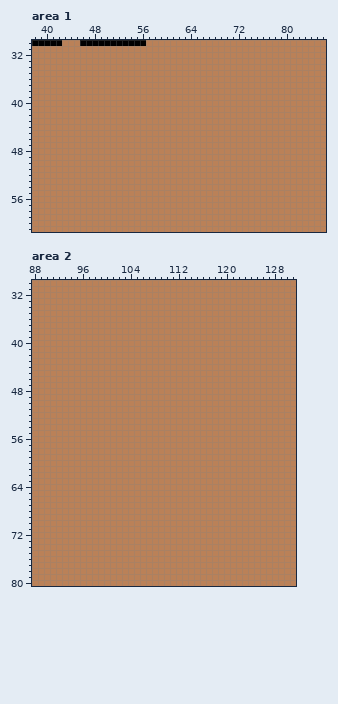
Pixel-art file: Assets/Sprites/Baggrounds/SkinChanger.ase. That is the earlier state.
192x108 pixels, 1 frame. Colours within 5 levels of each other are drawn and written as one. Shown: area 1: x 38..86, y 30..61; area 2: x 88..131, y 30..80.
The same view after the edit:
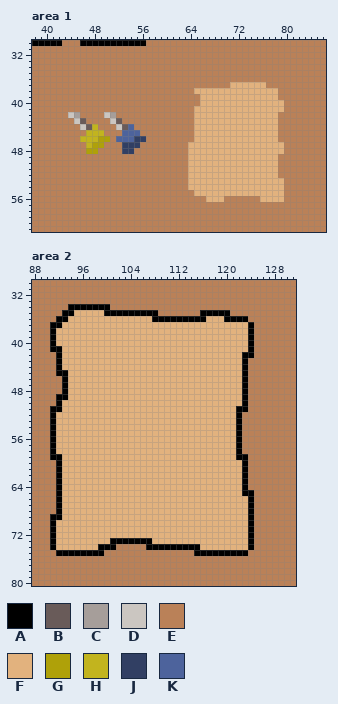
Palette (. is transparent): A #000000  B #695b59  C #a69e9a  D #cbc6c1  E #ba8158  F #e2b27e  G #afa109  H #c2b41e  J #313f63  K #4d639c
From old to new:
layer "SkinPartPaper" added
layer "SkinPaperMain" added
layer "PinBlue" added
Area 1, layers "PinYellow", "PinBlue", "SkinPartPaper":
Colour B replaces colour E in row 43 at x 46 and 52; in row 44 at x 47 and 53.
Colour C replaces colour E in row 42 at x 45 and 51.
Colour D replaces colour E in row 42 at x 44 and 50; in row 43 at x 45 and 51; in row 44 at x 46 and 52.
Colour F replaces colour E in row 37 at x 71 to 76; in row 38 at x 65 to 78; in row 39 at x 66 to 78; in row 40 at x 66 to 79; in row 41 at x 65 to 79; in rows 42 to 46 at x 65 to 78.
Colour F replaces colour E in rows 47 to 48 at x 64 to 79; in rows 49 to 52 at x 64 to 78; in rows 53 to 54 at x 64 to 79; in row 55 at x 65 to 79; in row 56 at x 67 to 69 and 76 to 79.
Colour G replaces colour E in row 46 at x 49 to 50; in row 47 at x 48 to 49; in row 48 at x 47 to 48.
Colour H replaces colour E in row 44 at x 48; in row 45 at x 47 to 49; in row 46 at x 46 to 48; in row 47 at x 47.
Colour J replaces colour E in row 46 at x 55 to 56; in row 47 at x 53 to 55; in row 48 at x 53 to 54.
Colour K replaces colour E in row 44 at x 54; in row 45 at x 53 to 55; in row 46 at x 52 to 54.
Area 2, layer "SkinPaperMain":
Colour A replaces colour E in row 34 at x 94 to 100; in row 35 at x 93 to 94, 100 to 108 and 116 to 120; in row 36 at x 92 to 93, 108 to 116 and 120 to 123; in row 37 at x 91 to 92 and 124; in rows 38 to 40 at x 91 and 124; in row 41 at x 91 to 92 and 124.
Colour A replaces colour E in row 42 at x 92 and 123 to 124; in rows 43 to 44 at x 92 and 123; in row 45 at x 92 to 93 and 123; in rows 46 to 48 at x 93 and 123; in row 49 at x 92 to 93 and 123; in row 50 at x 92 and 123.
Colour A replaces colour E in row 51 at x 91 to 92 and 122 to 123; in rows 52 to 58 at x 91 and 122; in row 59 at x 91 to 92 and 122 to 123; in rows 60 to 64 at x 92 and 123; in row 65 at x 92 and 123 to 124; in rows 66 to 68 at x 92 and 124.
Colour A replaces colour E in row 69 at x 91 to 92 and 124; in rows 70 to 72 at x 91 and 124; in row 73 at x 91, 101 to 107 and 124; in row 74 at x 91, 99 to 101, 107 to 115 and 124; in row 75 at x 92 to 99 and 115 to 123.
Colour F replaces colour E in row 35 at x 95 to 99; in row 36 at x 94 to 107 and 117 to 119; in row 37 at x 93 to 123; in rows 38 to 40 at x 92 to 123; in row 41 at x 93 to 123; in rows 42 to 44 at x 93 to 122.
Colour F replaces colour E in rows 45 to 49 at x 94 to 122; in row 50 at x 93 to 122; in row 51 at x 93 to 121; in rows 52 to 58 at x 92 to 121; in row 59 at x 93 to 121; in rows 60 to 65 at x 93 to 122.
Colour F replaces colour E in rows 66 to 69 at x 93 to 123; in rows 70 to 72 at x 92 to 123; in row 73 at x 92 to 100 and 108 to 123; in row 74 at x 92 to 98 and 116 to 123.
Changed places in both pictures, as pixel boxes (x1, y1, x2, y2):
changed: (188, 82, 284, 202)
changed: (68, 112, 146, 154)
changed: (50, 304, 254, 556)
